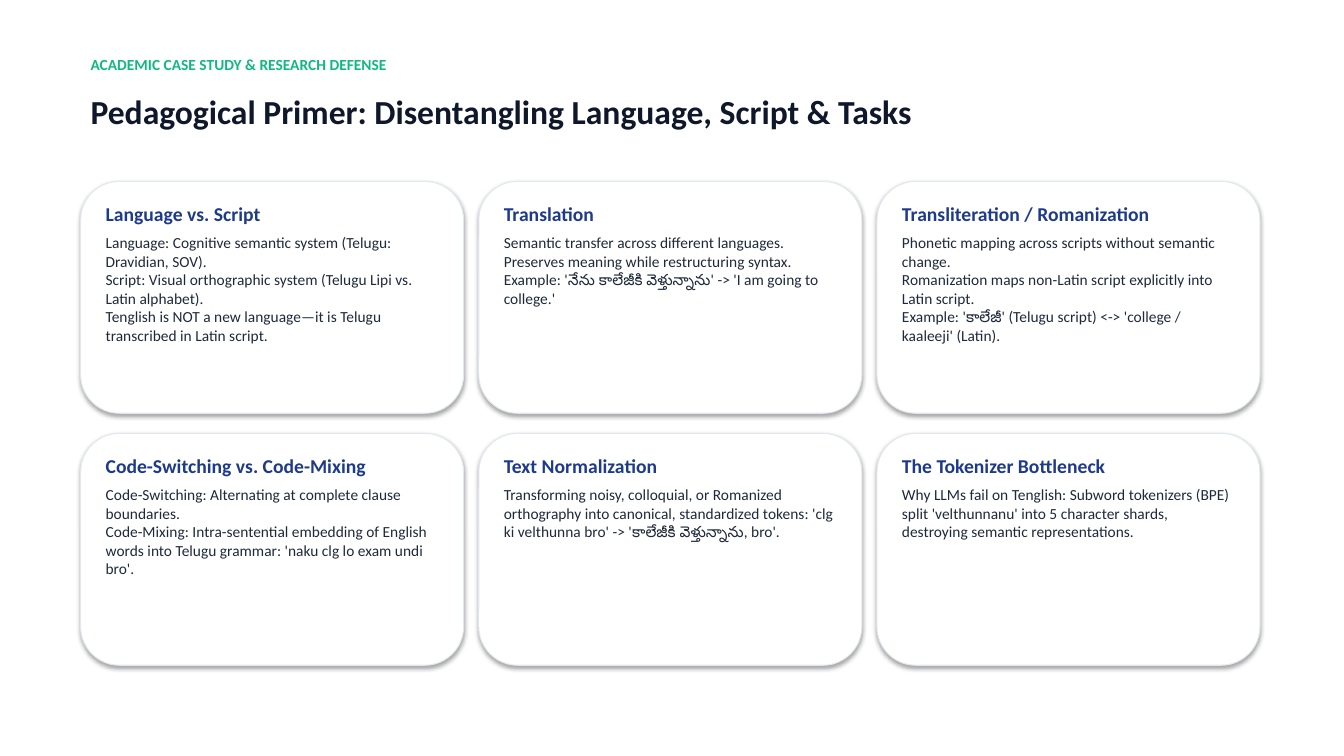
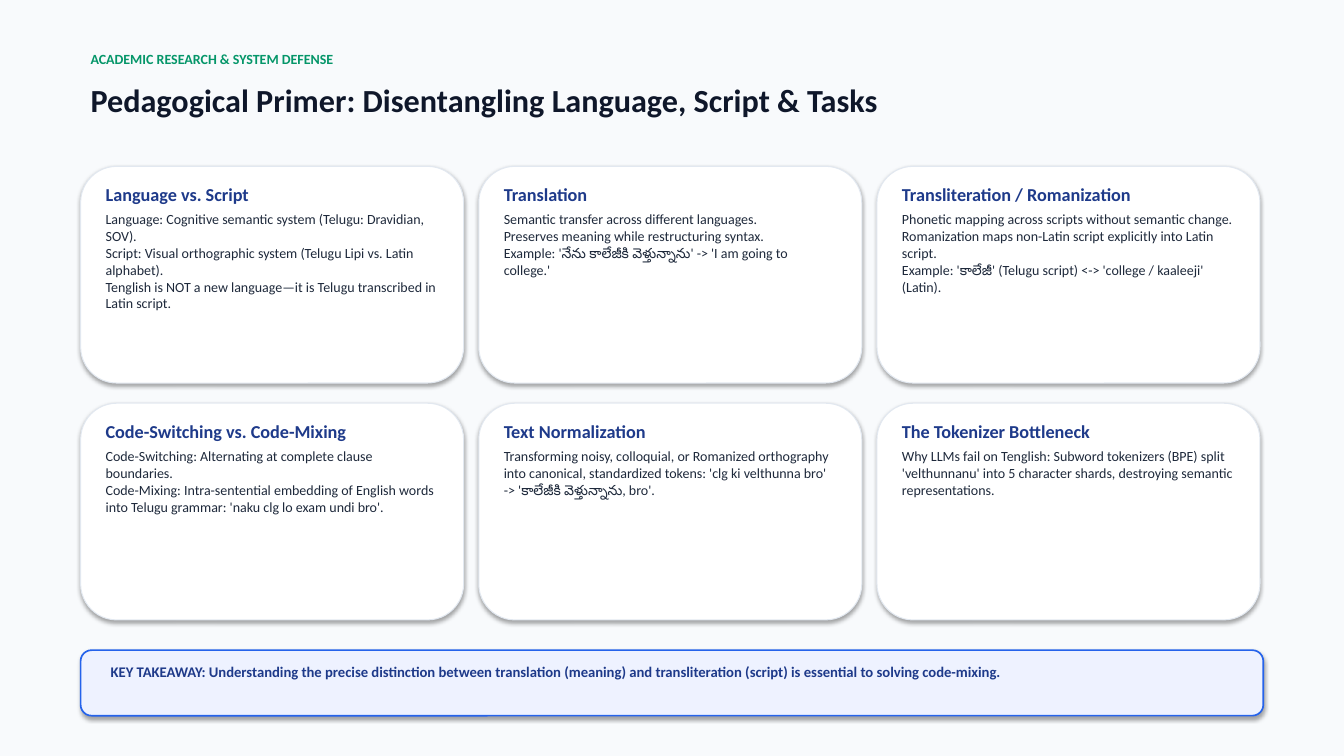
Before and after one commit to CHAITANYA-THURANGI/NormMix, a slide deck: slide 3 of docs/presentation.pptx. Drawn at 1344x756 pixels with LibreOffice and Linux fonts; fonts in the diff are those of the drawing. Boxes give left, top, right and bottom in pixels: in the first picture for what was removed or moved away, otherwise in the second. Text is boxed around its words. In the diff, an @@ line names an element or a change of style, - is before the commit and + after.

```diff
--- a/docs/presentation.pptx
+++ b/docs/presentation.pptx
@@ rectangle added at box(0, 0, 1344, 756), fill #F8FAFC @@
@@ text at box(91, 55, 333, 64): text changed; size 11 to 10 pt; text colour #10B981 to #059669 @@
-ACADEMIC CASE STUDY & RESEARCH DEFENSE
+ACADEMIC RESEARCH & SYSTEM DEFENSE
@@ text "Pedagogical Primer: Disentangling Language, Script ...": place and size @@
-text "Pedagogical Primer: Disentangling Language, Script ..." at box(91, 100, 911, 130)
+text "Pedagogical Primer: Disentangling Language, Script ..." at box(91, 89, 877, 118)
@@ text "Pedagogical Primer: Disentangling Language, Script ..." at box(91, 89, 877, 118): size 24 to 23 pt @@
@@ rounded rectangle: place and size @@
-rounded rectangle at box(81, 181, 464, 413)
+rounded rectangle at box(81, 166, 464, 383)
@@ text "Language vs. Script": place and size @@
-text "Language vs. Script" at box(106, 207, 412, 344)
+text "Language vs. Script" at box(106, 188, 436, 310)
@@ text "Language vs. Script" at box(106, 188, 436, 310): size 14 to 13 pt in "Language vs. Script"; size 11 to 10 pt; less space between paragraphs @@
@@ rounded rectangle: place and size @@
-rounded rectangle at box(479, 181, 862, 413)
+rounded rectangle at box(479, 166, 862, 383)
@@ text "Translation": place and size @@
-text "Translation" at box(504, 207, 818, 307)
+text "Translation" at box(504, 188, 788, 278)
@@ text "Translation" at box(504, 188, 788, 278): size 14 to 13 pt in "Translation"; size 11 to 10 pt; less space between paragraphs @@
@@ rounded rectangle: place and size @@
-rounded rectangle at box(877, 181, 1260, 413)
+rounded rectangle at box(877, 166, 1260, 383)
@@ text "Transliteration / Romanization": place and size @@
-text "Transliteration / Romanization" at box(902, 207, 1214, 344)
+text "Transliteration / Romanization" at box(902, 188, 1232, 294)
@@ text "Transliteration / Romanization" at box(902, 188, 1232, 294): size 14 to 13 pt in "Transliteration / Romanization"; size 11 to 10 pt in "Phonetic mapping across scripts without semantic change. ..."; less space between paragraphs @@
@@ rounded rectangle: place and size @@
-rounded rectangle at box(81, 434, 464, 665)
+rounded rectangle at box(81, 403, 464, 620)
@@ text "Code-Switching vs. Code-Mixing": place and size @@
-text "Code-Switching vs. Code-Mixing" at box(106, 459, 427, 574)
+text "Code-Switching vs. Code-Mixing" at box(106, 425, 434, 515)
@@ text "Code-Switching vs. Code-Mixing" at box(106, 425, 434, 515): size 14 to 13 pt in "Code-Switching vs. Code-Mixing"; size 11 to 10 pt in "Code-Switching: Alternating at complete clause boundaries. C ..."; less space between paragraphs @@
@@ rounded rectangle: place and size @@
-rounded rectangle at box(479, 434, 862, 665)
+rounded rectangle at box(479, 403, 862, 620)
@@ text "Text Normalization": place and size @@
-text "Text Normalization" at box(504, 459, 833, 542)
+text "Text Normalization" at box(504, 425, 828, 500)
@@ text "Text Normalization" at box(504, 425, 828, 500): size 14 to 13 pt in "Text Normalization"; size 11 to 10 pt in "Transforming noisy, colloquial, or Romanized orthography int ..."; less space between paragraphs @@
@@ rounded rectangle: place and size @@
-rounded rectangle at box(877, 434, 1260, 665)
+rounded rectangle at box(877, 403, 1260, 620)
@@ text "The Tokenizer Bottleneck": place and size @@
-text "The Tokenizer Bottleneck" at box(902, 459, 1229, 540)
+text "The Tokenizer Bottleneck" at box(902, 425, 1232, 497)
@@ text "The Tokenizer Bottleneck" at box(902, 425, 1232, 497): size 14 to 13 pt in "The Tokenizer Bottleneck"; size 11 to 10 pt in "Why LLMs fail on Tenglish: Subword tokenizers ..."; less space between paragraphs @@
@@ rounded rectangle added at box(81, 650, 1263, 716), fill #EEF2FF, outline #2563EB 1.2 pt @@
@@ text added at box(111, 666, 1000, 680), 10.5 pt, text #1E3A8A, bold @@
+KEY TAKEAWAY: Understanding the precise distinction between translation (meaning) and transliteration (script) is essential to solving code-mixing.
```
Also in this commit, not shown: 4 other slides changed, 9 slides added, 7 slides removed, 13 other files.
